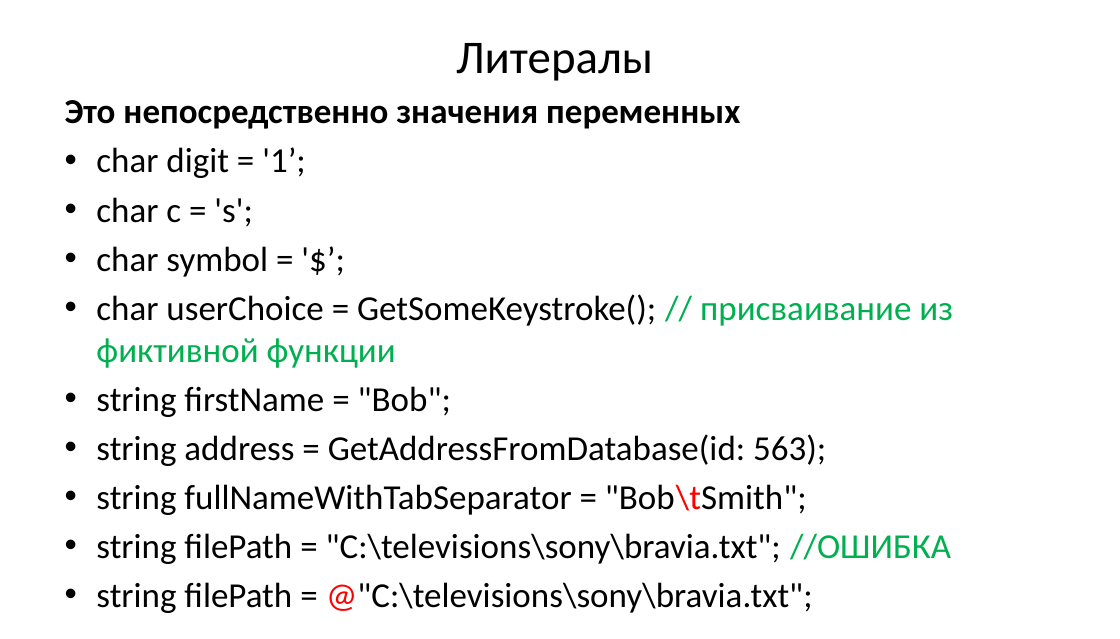
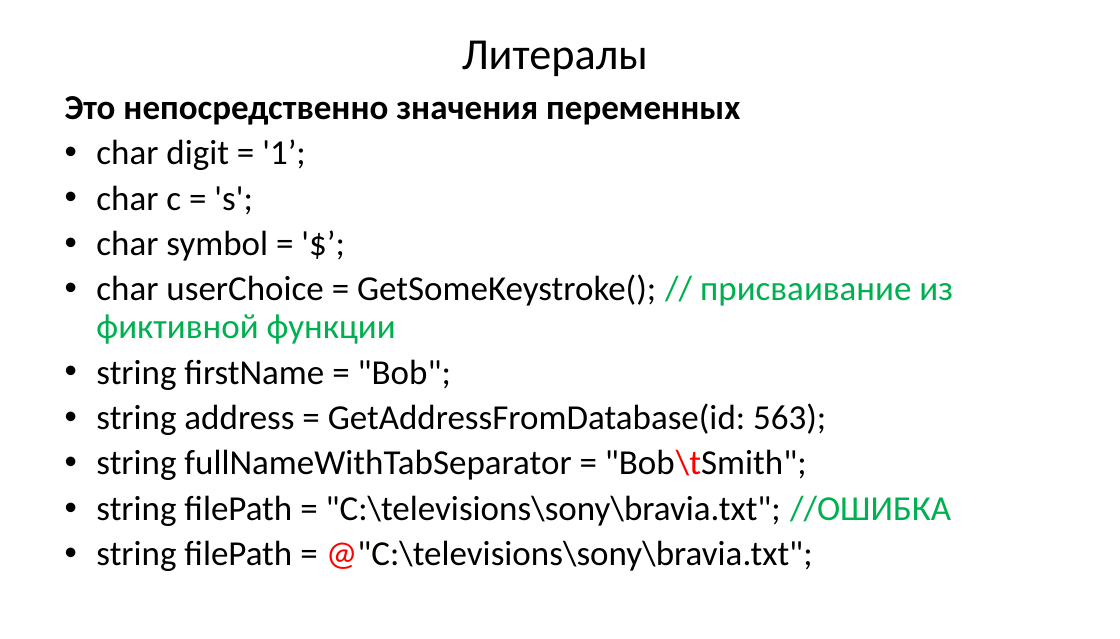
Before and after one commit to Mrztv/KRSU, a slide deck: slide 9 of 2026/ООП/Хмелева/лек2-26.pptx. Drawn at 1120x639 pixels with LibreOffice and Linux fonts; fonts in the diff are those of the drawing. Boxes give left, top, right and bottom in pixels: in the first picture for what was removed or moved away, otherwise in the second. Text is boxed around its words. In the diff, an @@ line names an element or a change of style, - is before the commit and + after.

```diff
--- a/2026/ООП/Хмелева/лек2-26.pptx
+++ b/2026/ООП/Хмелева/лек2-26.pptx
@@ title "Литералы" at (x1=462, y1=40, x2=648, y2=76): size 39.6 to 37.4 pt; line spacing 1 to 0.9 @@
@@ text "Это непосредственно значения переменных" at (x1=65, y1=96, x2=953, y2=571): line spacing 1 to 0.9 @@
```
Also in this commit, not shown: 26 other slides changed, 23 other files.
